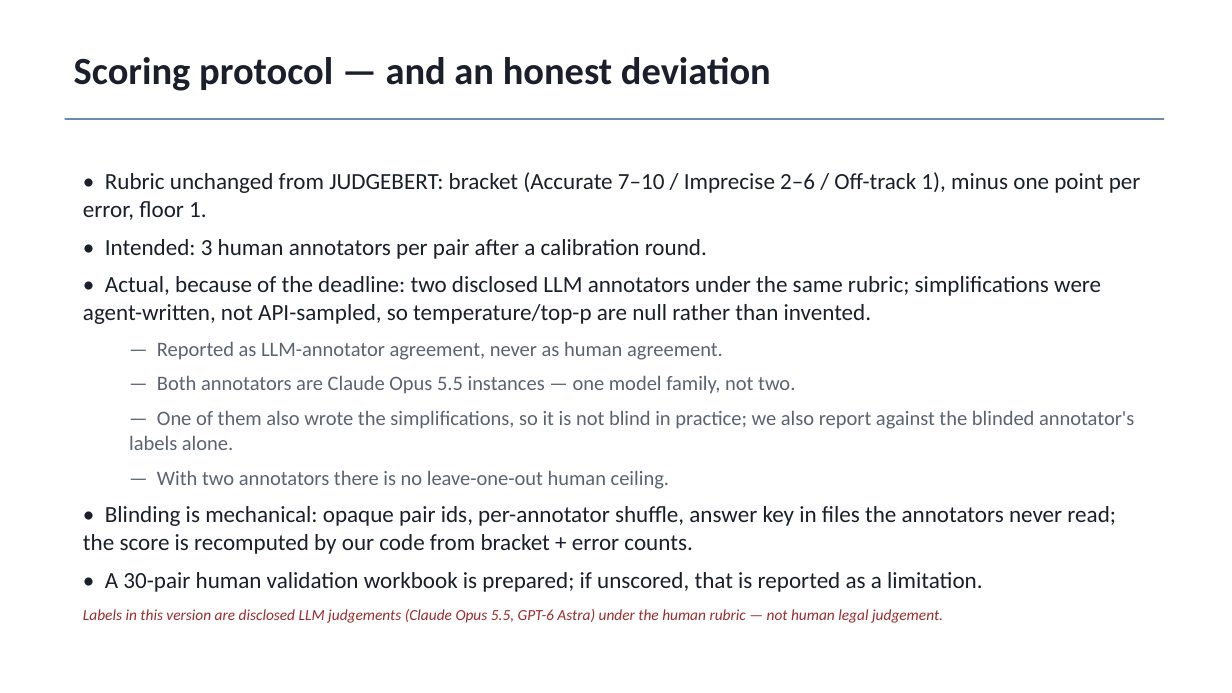
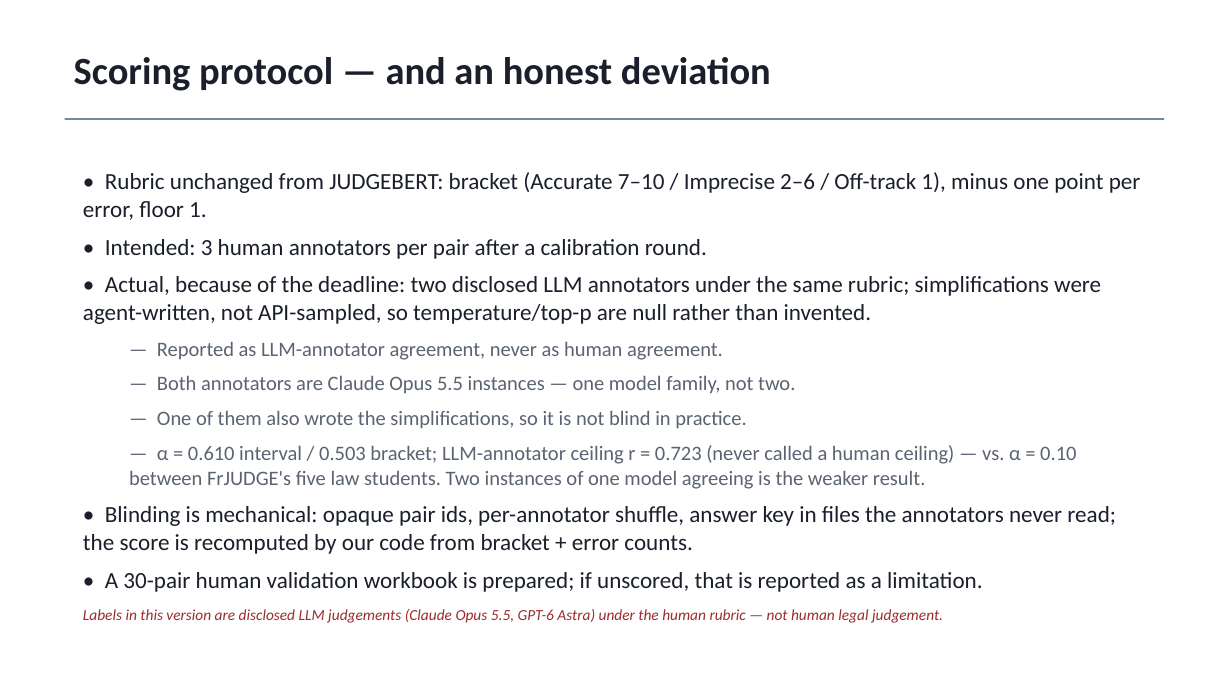
Before and after one commit to atharv-0509/legal-meaning-preservation-hi-en, a slide deck: slide 8 of paper/out/LMP_slides.pptx. Drawn at 1232x693 pixels with LibreOffice and Linux fonts; fonts in the diff are those of the drawing. Boxes give left, top, right and bottom in pixels: in the first picture for what was removed or moved away, otherwise in the second. Text is boxed around its words. In the diff, an @@ line names an element or a change of style, - is before the commit and + after.

```diff
--- a/paper/out/LMP_slides.pptx
+++ b/paper/out/LMP_slides.pptx
@@ text at <box>129,410,1076,489</box>: text changed @@
-  — One of them also wrote the simplifications, so it is not blind in practice; we also report against the blinded annotator's labels alone.
-  — With two annotators there is no leave-one-out human ceiling.
+  — One of them also wrote the simplifications, so it is not blind in practice.
+  — α = 0.610 interval / 0.503 bracket; LLM-annotator ceiling r = 0.723 (never called a human ceiling) — vs. α = 0.10 between FrJUDGE's five law students. Two instances of one model agreeing is the weaker result.
```
Also in this commit, not shown: 1 other slide changed, 5 other files.
